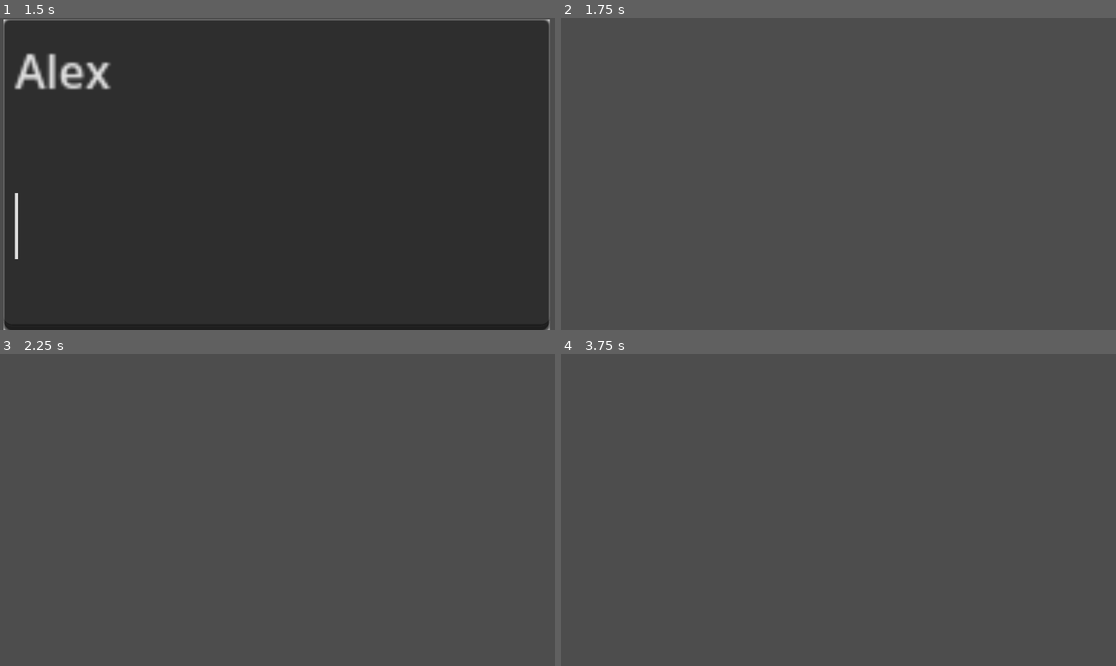
Above: before the commit, frames 1-4 (two rows, left to right).
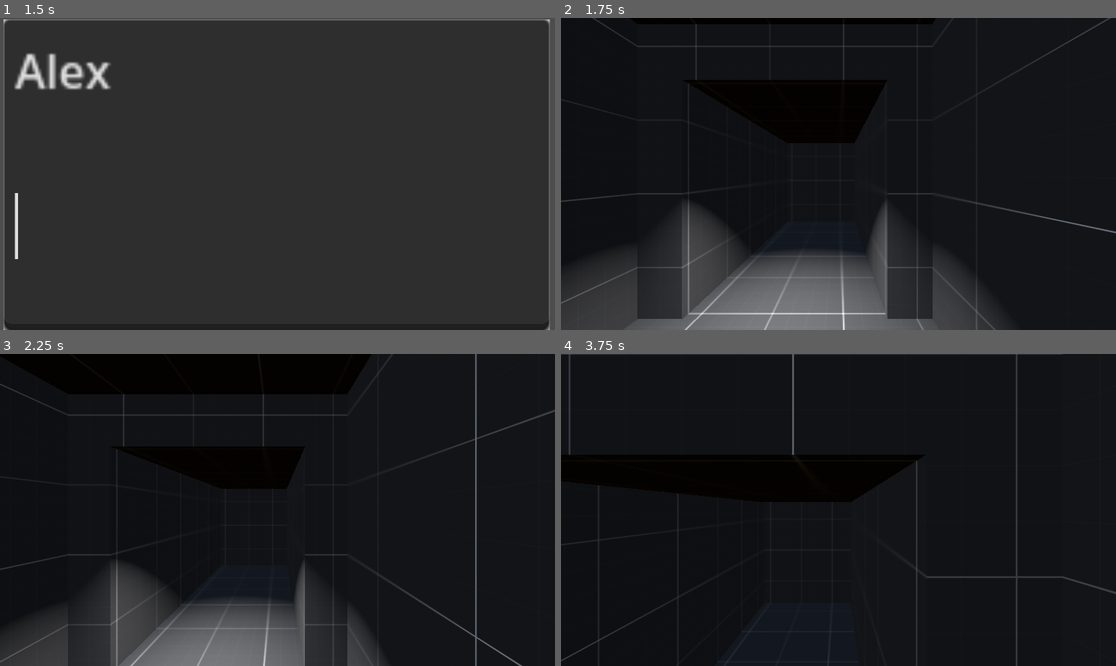
Above: after the commit, the same moments.

Repository: ToyaDR/escape-room
Game: Godot game, scene res://manager-scene.tscn
The game is run twice, just before and just after one commit, with the same random seed, the same clock (stepped at 60 frames per second) and the same inputs.
Inputs (mouse positions are in pixels of both pictures, inside the frame that each line leads up to):
- Up to frame 1 (1.5 s): click (277, 174) at 0.52 s; type "Alex" at 0.6 s; tap Enter (ui_accept) at 1.25, 1.35 s; hold Right (ui_right) from 1.28 s (still down)
- Up to frame 2 (1.75 s): keep holding Right (ui_right); tap Enter (ui_accept) at 1.52 s
- Up to frame 3 (2.25 s): tap Enter (ui_accept) at 1.82, 2.1 s; release Right (ui_right) at 2.03 s; hold Down (ui_down) from 2.03 s (still down)
- Up to frame 4 (3.75 s): tap Enter (ui_accept) at 2.27, 2.57, 2.85, 3.5, 3.6 s; release Down (ui_down) at 2.78 s; hold Right (ui_right) 2.78-3.53 s; hold Up (ui_up) from 3.53 s (still down)

Frame 1 is identical in both runs. In frame 2, 92% of the frame differs, in the area x 0-100%, y 0-100%; in frame 3, 94%; in frame 4, 99%.

Commit message:
Basic player movement

Diff:
--- /dev/null
+++ b/player.gd
@@ -0,0 +1,31 @@
+extends CharacterBody3D
+
+
+const SPEED = 5.0
+const JUMP_VELOCITY = 4.5
+
+# Get the gravity from the project settings to be synced with RigidBody nodes.
+var gravity = ProjectSettings.get_setting("physics/3d/default_gravity")
+
+
+func _physics_process(delta):
+	# Add the gravity.
+	if not is_on_floor():
+		velocity.y -= gravity * delta
+
+	# Handle jump.
+	if Input.is_action_just_pressed("ui_accept") and is_on_floor():
+		velocity.y = JUMP_VELOCITY
+
+	# Get the input direction and handle the movement/deceleration.
+	# As good practice, you should replace UI actions with custom gameplay actions.
+	var input_dir = Input.get_vector("ui_left", "ui_right", "ui_up", "ui_down")
+	var direction = (transform.basis * Vector3(input_dir.x, 0, input_dir.y)).normalized()
+	if direction:
+		velocity.x = direction.x * SPEED
+		velocity.z = direction.z * SPEED
+	else:
+		velocity.x = move_toward(velocity.x, 0, SPEED)
+		velocity.z = move_toward(velocity.z, 0, SPEED)
+
+	move_and_slide()
--- /dev/null
+++ b/player.tscn
@@ -0,0 +1,12 @@
+[gd_scene load_steps=3 format=3 uid="uid://wdqw3sl6br3p"]
+
+[ext_resource type="Script" path="res://player.gd" id="1_xnrl1"]
+
+[sub_resource type="CapsuleShape3D" id="CapsuleShape3D_p6qog"]
+height = 1.44203
+
+[node name="player" type="CharacterBody3D"]
+script = ExtResource("1_xnrl1")
+
+[node name="CollisionShape3D" type="CollisionShape3D" parent="."]
+shape = SubResource("CapsuleShape3D_p6qog")
--- a/the-room.tscn
+++ b/the-room.tscn
@@ -1,5 +1,51 @@
-[gd_scene format=3 uid="uid://dwe3sp6d7gxwi"]
+[gd_scene load_steps=6 format=3 uid="uid://dwe3sp6d7gxwi"]
+
+[ext_resource type="Material" uid="uid://11dhsxgowmbb" path="res://grayboxing-resources/grayboxDark.tres" id="1_0eoew"]
+[ext_resource type="PackedScene" uid="uid://wdqw3sl6br3p" path="res://player.tscn" id="2_dmf0p"]
+
+[sub_resource type="ProceduralSkyMaterial" id="ProceduralSkyMaterial_yu2vd"]
+
+[sub_resource type="Sky" id="Sky_51wn5"]
+sky_material = SubResource("ProceduralSkyMaterial_yu2vd")
+
+[sub_resource type="Environment" id="Environment_mk6m2"]
+background_mode = 2
+sky = SubResource("Sky_51wn5")
 
 [node name="the-room" type="Node3D"]
+transform = Transform3D(1, 0, 0, 0, 1, 0, 0, 0, 1, -0.397453, 0.150072, 0.0585377)
 
-[node name="Camera3D" type="Camera3D" parent="."]
+[node name="WorldEnvironment" type="WorldEnvironment" parent="."]
+environment = SubResource("Environment_mk6m2")
+
+[node name="player" parent="." instance=ExtResource("2_dmf0p")]
+transform = Transform3D(1, 0, 0, 0, 1, 0, 0, 0, 1, 0, 0.491711, 0.394538)
+
+[node name="Camera3D" type="Camera3D" parent="player"]
+transform = Transform3D(1, 0, 0, 0, 1, 0, 0, 0, 1, 0, 0.262594, -0.0445198)
+
+[node name="CSGCombiner3D" type="CSGCombiner3D" parent="."]
+material_override = ExtResource("1_0eoew")
+use_collision = true
+
+[node name="room1" type="CSGBox3D" parent="CSGCombiner3D"]
+transform = Transform3D(1, 0, 0, 0, 1, 0, 0, 0, 1, 0, 1, 0)
+material_override = ExtResource("1_0eoew")
+use_collision = true
+flip_faces = true
+size = Vector3(2, 2, 2)
+
+[node name="SpotLight3D2" type="SpotLight3D" parent="CSGCombiner3D"]
+transform = Transform3D(1, 0, 0, 0, -0.579651, 0.814865, 0, -0.814865, -0.579651, 0, 1.2447, 0.154317)
+light_energy = 6.867
+light_indirect_energy = 4.886
+
+[node name="SpotLight3D" type="SpotLight3D" parent="CSGCombiner3D"]
+transform = Transform3D(1, 0, 0, 0, -0.00614354, 0.999981, 0, -0.999981, -0.00614354, 0, 1.5531, -0.804741)
+light_energy = 6.867
+light_indirect_energy = 4.886
+
+[node name="hallway" type="CSGBox3D" parent="CSGCombiner3D"]
+transform = Transform3D(1, 0, 0, 0, 1, 0, 0, 0, 1, -0.000305176, 0.810409, -2.41688)
+flip_faces = true
+size = Vector3(1.39343, 1.62695, 2.84521)
